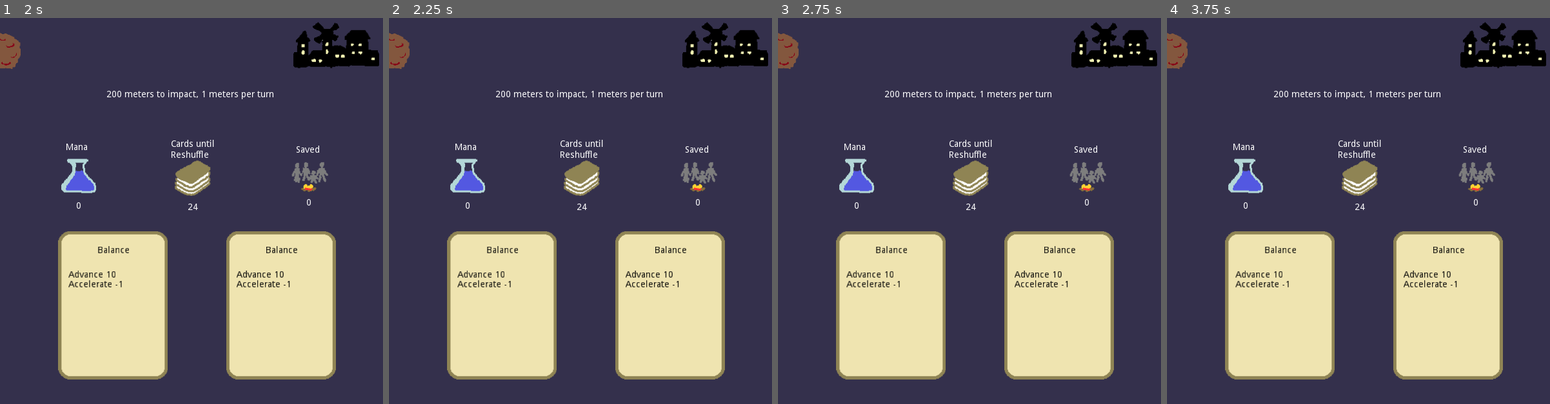
Above: before the commit, frames 1-4 (left to right).
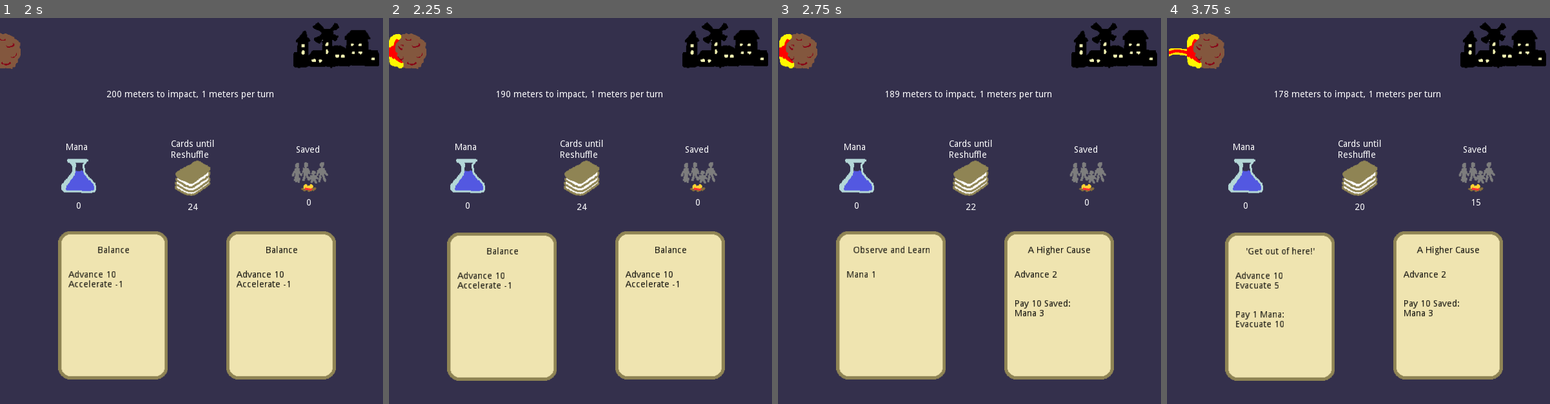
Above: after the commit, the same moments.

Repository: cwiep/ld50-delay-the-inevitable
Game: Godot game, scene res://scenes/Intro.tscn
Same seed, same stepped clock (60 frames per second), same inputs: the game is played once before the commit and once after it. Sound files missing from this copy of the repository are replaced by a short silence.
Inputs (mouse positions are in pixels of both pictures, inside the frame that each line leads up to):
- Up to frame 1 (2 s): click "Start" at 0.5 s; click "I said start!" at 1.25 s
- Up to frame 2 (2.25 s): click "Balance" at 2 s
- Up to frame 3 (2.75 s): no input
- Up to frame 4 (3.75 s): click (1281, 303) at 2.75 s, where only the run after the commit has a clickable "Observe and Learn"; click (1281, 303) at 3.5 s, where only the run after the commit has a clickable "'Get out of here!'"

Frame 1 is identical in both runs. In frame 2, 1.4% of the frame differs, in the area x 0-44%, y 3-94%; in frame 3, 1.7%; in frame 4, 2.8%, in the area x 0-82%, y 3-94%.

Commit message:
Fix mouse and touch controls not working

Diff:
--- a/scenes/CardButton.tscn
+++ b/scenes/CardButton.tscn
@@ -58,3 +58,4 @@
 
 [node name="AnimationPlayer" type="AnimationPlayer" parent="Button"]
 anims/select = SubResource( 1 )
+[connection signal="pressed" from="Button" to="." method="_on_Button_pressed"]
--- a/scenes/Main.tscn
+++ b/scenes/Main.tscn
@@ -119,4 +119,6 @@
 __meta__ = {
 "_edit_use_anchors_": false
 }
+[connection signal="button_pressed" from="Cards/CardSlot1" to="." method="_on_choose_left_pressed"]
+[connection signal="button_pressed" from="Cards/CardSlot2" to="." method="_on_choose_right_pressed"]
 [connection signal="finished" from="SelectCardSound" to="." method="_on_SelectCardSound_finished"]
--- a/scripts/CardButton.gd
+++ b/scripts/CardButton.gd
@@ -1,4 +1,6 @@
 extends Node2D
+
+signal button_pressed
 
 func set_card(card: Card) -> void:
 	var result = ""
@@ -12,3 +14,6 @@
 
 	$Button/Title.text = card.get_name()
 	$Button/Label.text = result
+
+func _on_Button_pressed():
+	emit_signal("button_pressed")
--- a/scripts/GameOver.gd
+++ b/scripts/GameOver.gd
@@ -6,3 +6,5 @@
 func _input(event):
 	if event is InputEventKey and event.is_pressed() and !event.is_echo():
 		get_tree().change_scene("res://scenes/Intro.tscn")
+	if event is InputEventMouseButton and event.is_pressed() and !event.is_echo():
+		get_tree().change_scene("res://scenes/Intro.tscn")
